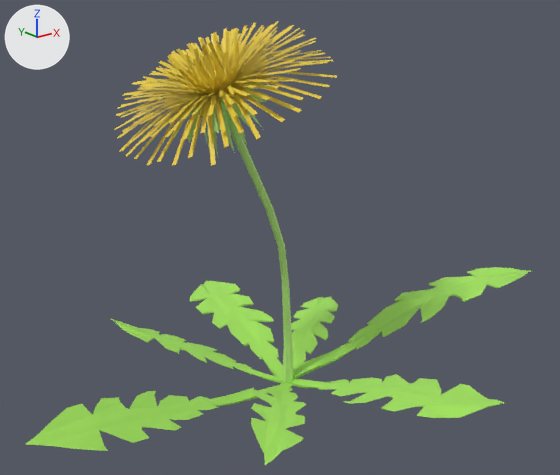
Renders of the FBX model Assets/Models/Flowers/Dandelion_LP_2.fbx from each side of a commit.
Before and after are seen from a 50 mm camera at (-2.56, -3.12, 2.15) aimed at (-0.1, -0.05, 0.92). Lighting does not change. The marker at upper left points along +X, +Y and +Z. Where no turn or scale is listed for an object, it has been applied to the vertices.

Script lines for the objects in view, before the commit:
```python
me_circle_036 = bpy.data.meshes.new('Circle.036')
me_circle_036.from_pydata(...)  # 2047 vertices, 1818 faces; spans x -1.58..1.56, y -1.41..1.24, z -0.01..2.02
# faces by material slot: [1102, 260, 456]
me_circle_036.materials.append(mat_flowerstalk_001)  # green #a5e75c
me_circle_036.materials.append(mat_flowerstalk)  # green #b7e781
me_circle_036.materials.append(mat_core)  # yellow #e7ca3a
ob_dandelio_lp_2 = bpy.data.objects.new('Dandelio_LP_2', me_circle_036)
ob_dandelio_lp_2.location = (0.0, 0.0, 0.0)
```
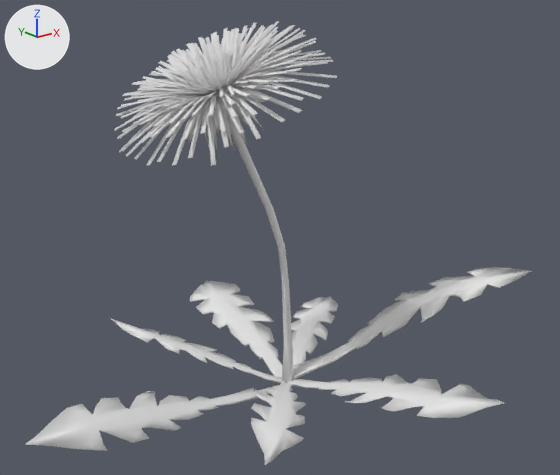
What changed in the scene script:
```text
Change me_circle_036:
    used by ob_dandelio_lp_2; location = (0.0, 0.0, 0.0)
    remove me_circle_036.from_pydata(...)  # 2047 vertices, 1818 faces; spans x -1.58..1.56, y -1.41..1.24, z -0.01..2.02
    add me_circle_036.from_pydata(...)  # 3188 vertices, 3407 faces; spans x -1.58..1.56, y -1.41..1.24, z -0.01..2.02
    me_circle_036 part 1: 5 vertices moved from x -0.65..-0.43, y -0.26..0.07, z 1.51..1.7 to x -0.65..-0.43, y -0.26..0.07, z 1.5..1.7; 1 vertex removed from x -0.46, y 0.04, z 1.61; 1148 vertices added at x -0.92..0.11, y -0.55..0.55, z 1.41..2.02
    me_circle_036 part 2: 6 vertices moved within x -0.48..0.29, y -0.81..0.39, z 0.13..0.29; 6 vertices removed from x -0.38..0.69, y -0.64..0.47, z 0.14..0.37
    me_circle_036 part 3: 1054 faces spanning x -1.58..1.56, y -1.41..1.24, z -0.01..0.52 switch from mat_flowerstalk_001 (green #a5e75c) to no material
    me_circle_036 part 4: 233 faces spanning x -0.66..0.04, y -0.26..0.31, z 0.0..1.76 switch from mat_flowerstalk (green #b7e781) to no material
    me_circle_036 part 5: 376 faces spanning x -0.92..0.11, y -0.55..0.55, z 1.42..2.02 switch from mat_core (yellow #e7ca3a) to no material
    me_circle_036 part 6: the surface is now shaded smooth
```

Pixel boxes [x1, y1, x2, y2] of what changed, in the pictures (560 x 475 px; the box of a moved part takes in the faces that stretch with it):
part 1 of me_circle_036, built on
    before: [165, 49, 260, 102]
    after: [115, 22, 334, 166]
part 2 of me_circle_036, moved or reshaped
    before: [155, 315, 441, 404]
    after: [155, 326, 441, 395]
part 3 of me_circle_036, recoloured (green to white)
    both: [26, 267, 531, 465]
part 4 of me_circle_036, recoloured (green to grey)
    both: [176, 84, 288, 383]
part 5 of me_circle_036, recoloured (yellow to grey)
    both: [115, 21, 337, 165]
